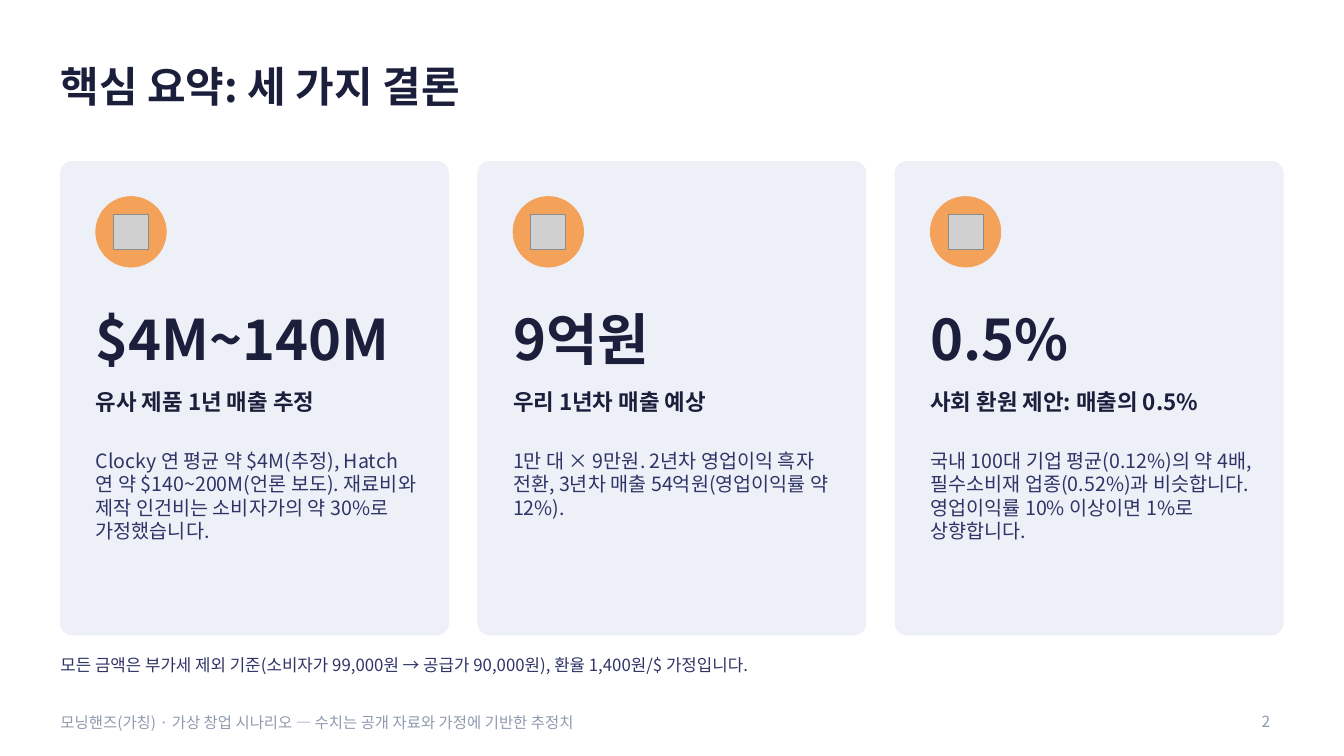
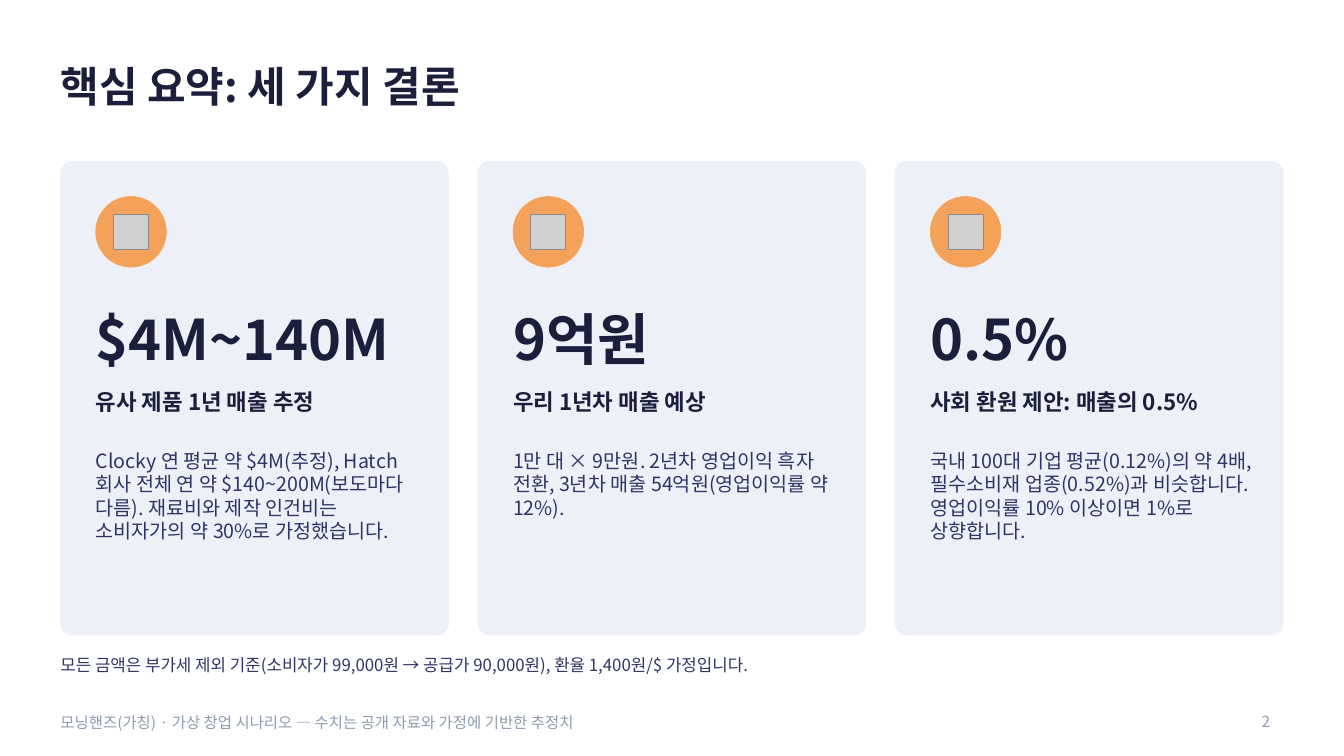
Before and after one commit to g975682-source/-, a slide deck: slide 2 of MorningHands_Business_Analysis.pptx. Drawn at 1344x756 pixels with LibreOffice and Linux fonts; fonts in the diff are those of the drawing; grey boxes stand for pictures. Boxes give left, top, right and bottom in pixels: in the first picture for what was removed or moved away, otherwise in the second. Text is boxed around its words. In the diff, an @@ line names an element or a change of style, - is before the commit and + after.

```diff
--- a/MorningHands_Business_Analysis.pptx
+++ b/MorningHands_Business_Analysis.pptx
@@ text at box(96, 451, 404, 540): text changed @@
-Clocky 연 평균 약 $4M(추정), Hatch 연 약 $140~200M(언론 보도). 재료비와 제작 인건비는 소비자가의 약 30%로 가정했습니다.
+Clocky 연 평균 약 $4M(추정), Hatch 회사 전체 연 약 $140~200M(보도마다 다름). 재료비와 제작 인건비는 소비자가의 약 30%로 가정했습니다.
```
Also in this commit, not shown: 5 other slides changed, 2 other files.
